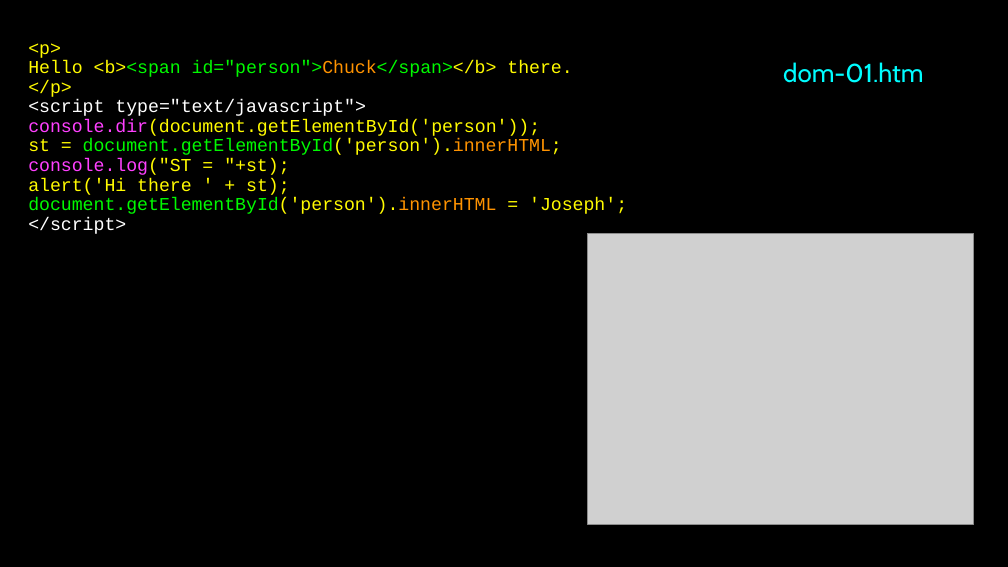
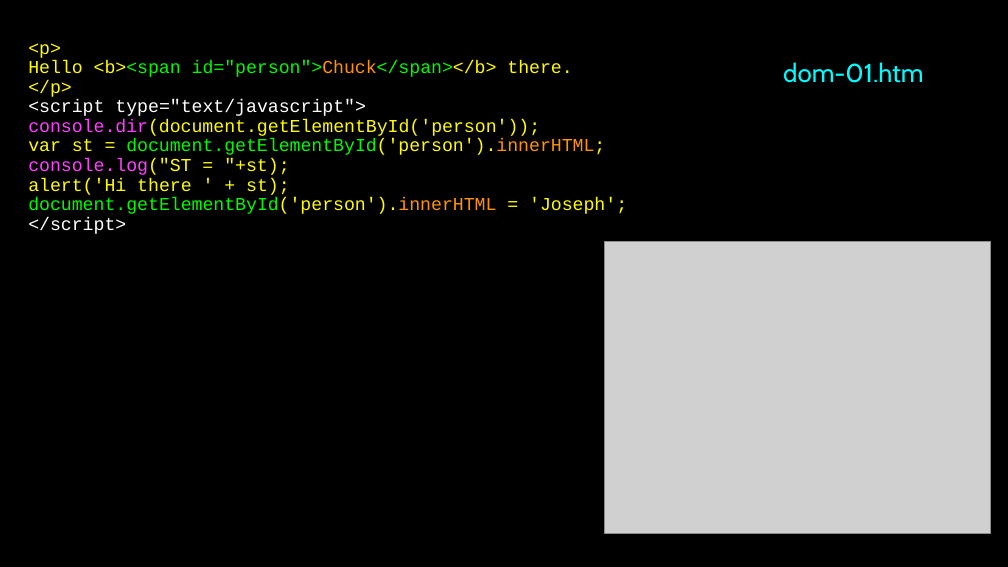
Before and after one commit to csev/dj4e, a slide deck: slide 6 of lectures/JS-03-JQuery.ppt (slide 5 before the commit). Drawn at 1008x567 pixels with LibreOffice and Linux fonts; fonts in the diff are those of the drawing; grey boxes stand for pictures. Boxes give left, top, right and bottom in pixels: in the first picture for what was removed or moved away, otherwise in the second. Text is boxed around its words. In the diff, an @@ line names an element or a change of style, - is before the commit and + after.

```diff
--- a/lectures/JS-03-JQuery.ppt
+++ b/lectures/JS-03-JQuery.ppt
@@ text in free at box(28, 139, 605, 158): text changed @@
-st = document.getElementById('person').innerHTML;
+var st = document.getElementById('person').innerHTML;
@@ picture: place and size @@
-picture at box(588, 233, 973, 525)
+picture at box(605, 242, 990, 534)
```
Also in this commit, not shown: 5 other slides changed, 3 slides added, 1 slide removed, 3 other files.
